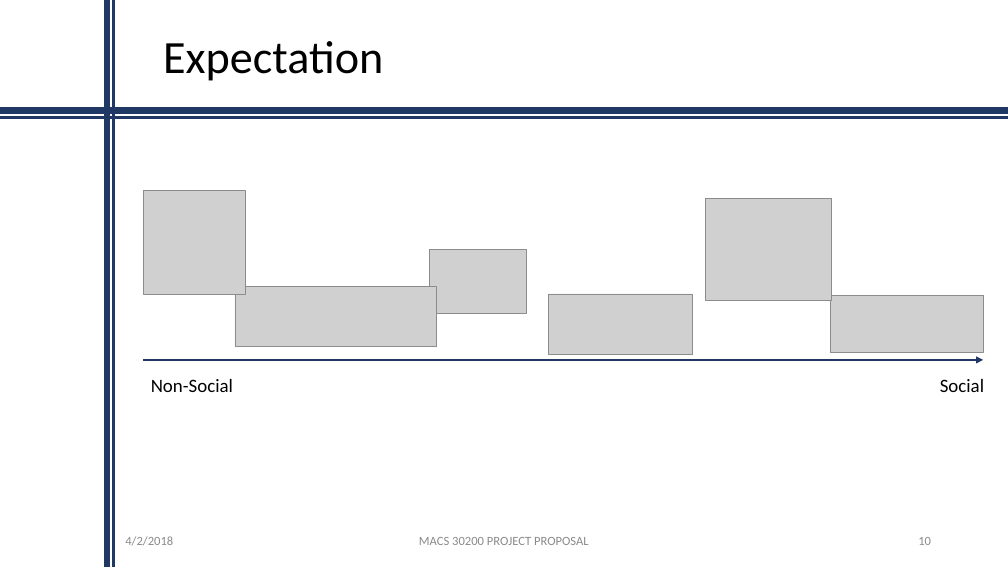
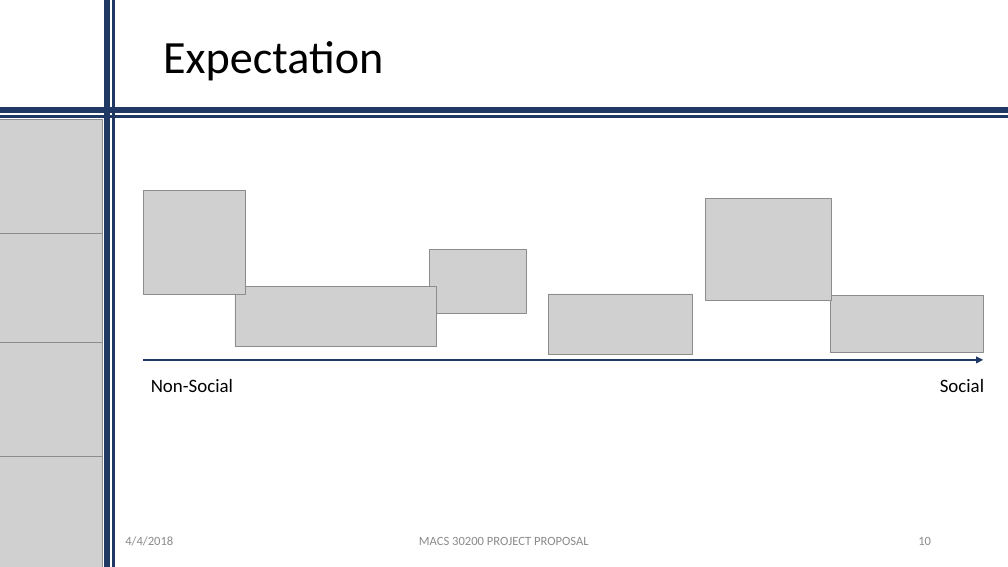
Before and after one commit to ShuyanHuang/MACS30200proj, a slide deck: slide 10 of proposal/MACS30200proj_proposal.pptx. Drawn at 1008x567 pixels with LibreOffice and Linux fonts; fonts in the diff are those of the drawing; grey boxes stand for pictures; background and template pictures are left out. Boxes give left, top, right and bottom in pixels: in the first picture for what was removed or moved away, otherwise in the second. Text is boxed around its words. In the diff, an @@ line names an element or a change of style, - is before the commit and + after.

```diff
--- a/proposal/MACS30200proj_proposal.pptx
+++ b/proposal/MACS30200proj_proposal.pptx
@@ picture added at (0,120,103,234) @@
@@ picture added at (0,230,103,343) @@
@@ picture added at (0,343,103,456) @@
@@ picture added at (0,454,103,567) @@
@@ text at (125,536,173,545): text changed @@
-4/2/2018
+4/4/2018
```
Also in this commit, not shown: 7 other slides changed, 1 other file.
